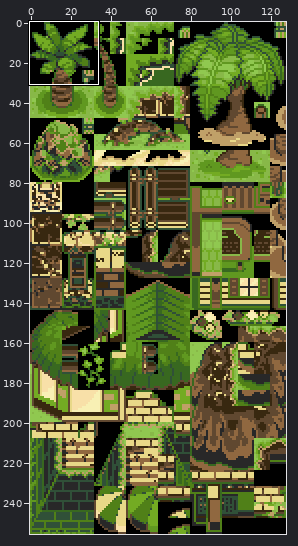
Sprite sheet, stored at gTileset_ShuckleIsland_Tiles_Pal0.png. The picture above shows the old version from afar; the outline marks the close-up.
Close-up. Old version:
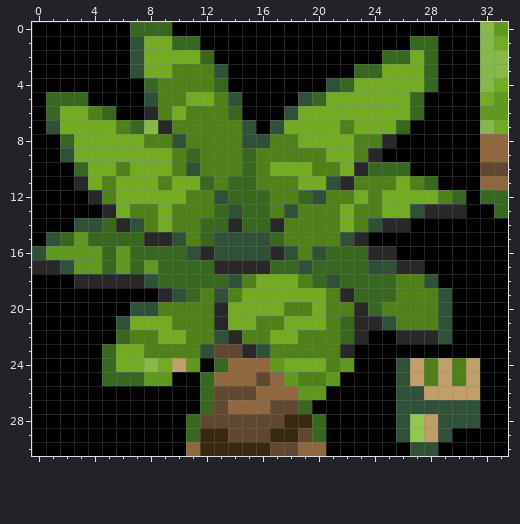
The file is 128x256 pixels. Shown: x 0..33, y 0..30.
New version:
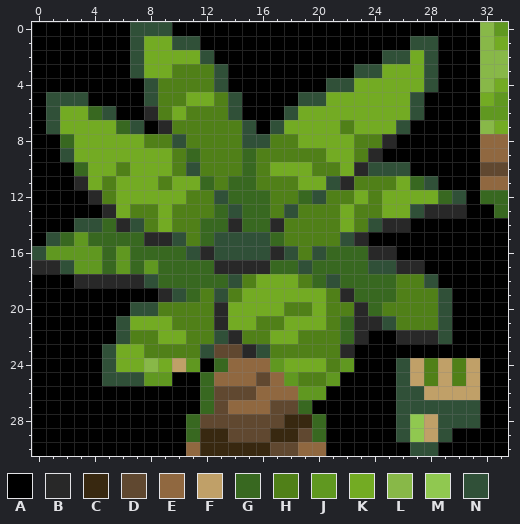
Palette (. is transparent): A #000000  B #282828  C #382810  D #604830  E #906840  F #c0a068  G #386820  H #508018  J #609820  K #73ab23  L #88b848  M #90c850  N #305038
Change:
y 0: x 7..9 GGG -> NNN
y 1: x 10..11 GG -> NN; x 27..28 GG -> NN
y 2: x 12 G -> N; x 25..26 GG -> NN; x 28 G -> N
y 3: x 23..24 GG -> NN; x 28 G -> N
y 4: x 8 G -> N; x 13 G -> N; x 22 G -> N; x 28 G -> N
y 5: x 1..3 GGG -> NNN; x 20 G -> N; x 27 G -> N
y 6: x 1 G -> N; x 4..5 HG -> GN; x 14 G -> N; x 27 G -> N
y 7: x 6..8 HGL -> GNA; x 26 G -> N
y 10: x 24..26 GGG -> NNN
y 11: x 27..28 HG -> GN
y 12: x 29..30 HG -> GN
y 22: x 6 G -> N
y 23..24: x 5 G -> N
y 25: x 5..7 GGG -> NNN
Changed places in both close-ups, as pixel boxes (x1, y1, x2, y2):
changed: (46, 22, 242, 134)
changed: (312, 36, 466, 204)
changed: (102, 330, 144, 386)
